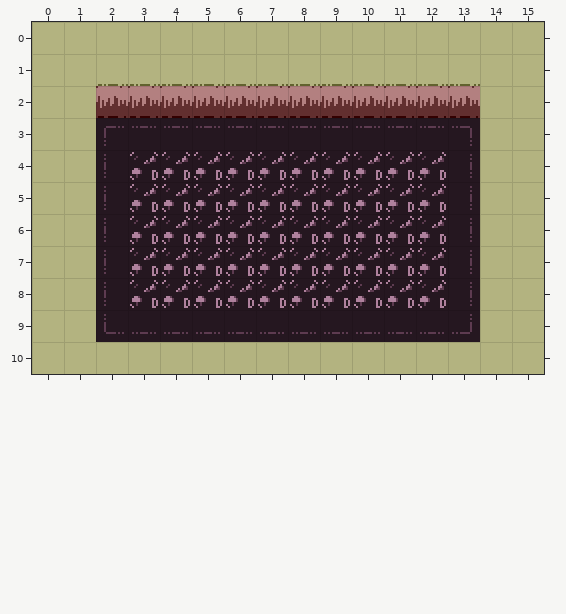
Two versions of a level (Tiled map, art/rooms/CaveTest_Standard.tmx). Above, as it was before the edit.
Cells are 16x16 px. Shown: x 0..15, y 0..10. Tiles whose own drawing changed are shown in their newer look in all pictures.
Now the later version:
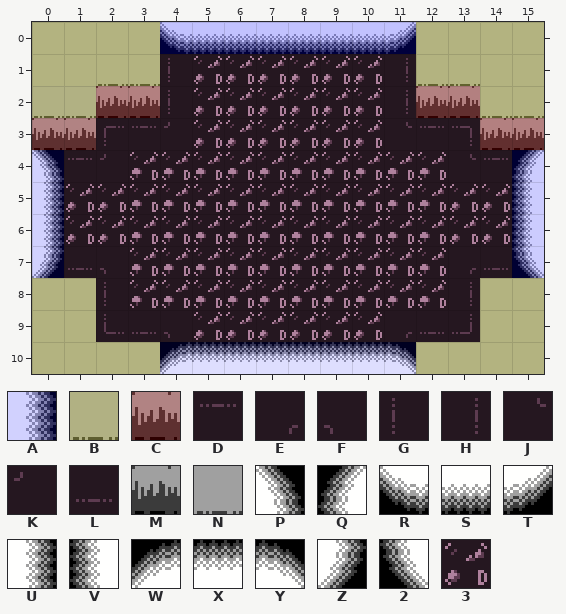
Key: from "Attributes": A 1, B 2, C 3; from "DiscoFloorTiles": D 2 "floor", E 4 "floor", F 5 "floor", G 17 "floor", H 19 "floor", J 20 "floor", K 21 "floor", L 34 "floor"; from "MapTiles": M 16 "map", N 18 "map", P 30 "map", Q 31 "map", R 43 "map", S 44 "map", T 45 "map", U 46 "map", V 47 "map", W 59 "map", X 60 "map", Y 61 "map", Z 62 "map", 2 63 "map"; from "TechnicalTiles": 3 4 "detail".
_ is an empty cell, . an unchanged one.
Tiles of an added or newly shown layer are drawn over the layers below it.
See-through tiles are keyed as they look on the map.
The author wrote: Draw a bunch of lit "exterior doorway" tiles for caves
What changed:
--- layer "Overlay: Exterior - West/Base" (now shown)
@@ x 0..2 @@
- 2 __.
- 3 __.
- 4 ___
- 5 ___
- 6 ___
- 7 ___
+ 2 NN.
+ 3 MM.
+ 4 PDK
+ 5 U33
+ 6 U33
+ 7 ZLF
--- layer "Overlay: Exterior - West/Attributes" (now shown)
@@ x 0..1 @@
- 2 __
- 3 __
- 4 _.
- 5 _.
- 6 _.
- 7 _.
+ 2 BB
+ 3 CC
+ 4 A.
+ 5 A.
+ 6 A.
+ 7 A.
--- layer "Overlay: Exterior - South/Base" (now shown)
@@ x 4..11 @@
- 9 ________
-10 ________
+ 9 F333333E
+10 WXXXXXXY
--- layer "Overlay: Exterior - South/Attributes" (now shown)
@@ x 4..11 @@
-10 ________
+10 AAAAAAAA
--- layer "Overlay: Exterior - East/Base" (now shown)
@@ x 13..15 @@
- 2 .__
- 3 .__
- 4 ___
- 5 ___
- 6 ___
- 7 ___
+ 2 .NN
+ 3 .MM
+ 4 JDQ
+ 5 33V
+ 6 33V
+ 7 EL2
--- layer "Overlay: Exterior - East/Attributes" (now shown)
@@ x 14..15 @@
- 2 __
- 3 __
- 4 ._
- 5 ._
- 6 ._
- 7 ._
+ 2 BB
+ 3 CC
+ 4 .A
+ 5 .A
+ 6 .A
+ 7 .A
--- layer "Overlay: Exterior - North/Base" (now shown)
@@ x 4..11 @@
- 0 ________
- 1 ________
- 2 ________
- 3 ________
+ 0 RSSSSSST
+ 1 G333333H
+ 2 G333333H
+ 3 K333333J
--- layer "Overlay: Exterior - North/Attributes" (now shown)
@@ x 4..11 @@
- 0 ________
+ 0 AAAAAAAA
Boxes around the changes in both pictures, in picture pixels (x1, y1, x2, y2):
added: (160, 22, 416, 148)
added: (32, 116, 126, 278)
added: (450, 116, 544, 278)
added: (160, 312, 416, 374)
